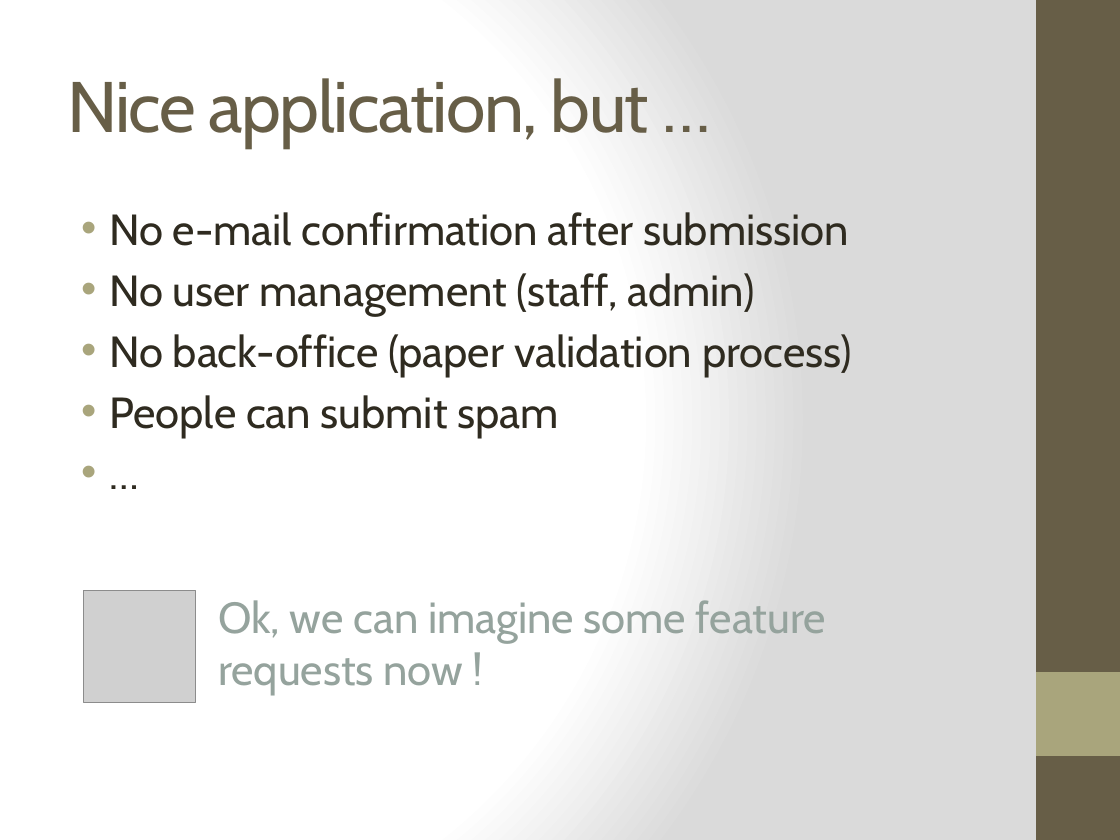
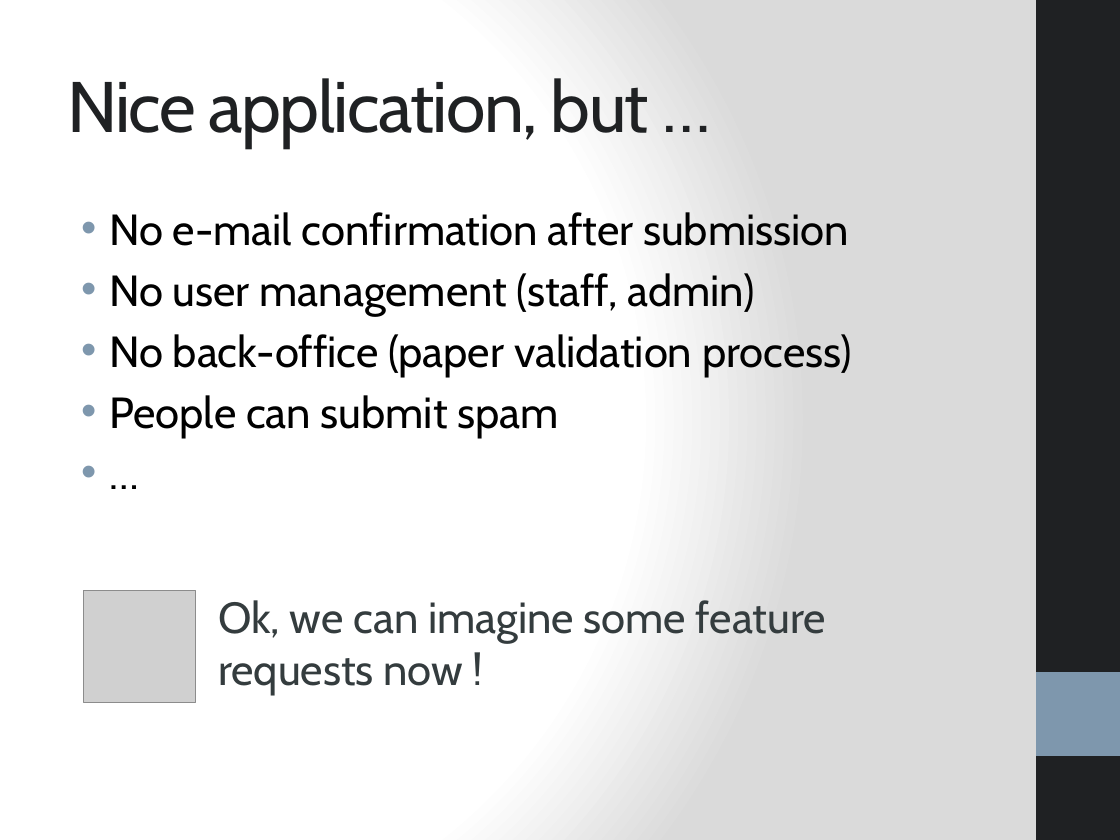
Before and after one commit to bouquetf/call-for-paper, a slide deck: slide 5 of slides/slides.pptx. Drawn at 1120x840 pixels with LibreOffice and Linux fonts; fonts in the diff are those of the drawing; grey boxes stand for pictures. Boxes give left, top, right and bottom in pixels: in the first picture for what was removed or moved away, otherwise in the second. Text is boxed around its words. In the diff, an @@ line names an element or a change of style, - is before the commit and + after.

Commit message:
changing style

```diff
--- a/slides/slides.pptx
+++ b/slides/slides.pptx
@@ rectangle at <box>1036,0,1120,840</box>: fill #675E47 to #1F2123 @@
@@ title "Nice application, but …" at <box>67,78,649,148</box>: text colour #675E47 to #1F2123 @@
@@ text "No e-mail confirmation after submission" at <box>109,212,852,438</box>: text colour #2F2B20 to #000000; bullet colour #A9A57C to #7E97AD @@
@@ text "Ok, we can imagine some ..." at <box>218,600,826,695</box>: text colour #95A39D to #343C3D @@
@@ rectangle at <box>1036,672,1120,756</box>: fill #A9A57C to #7E97AD @@
```
Also in this commit, not shown: 22 other slides changed.
